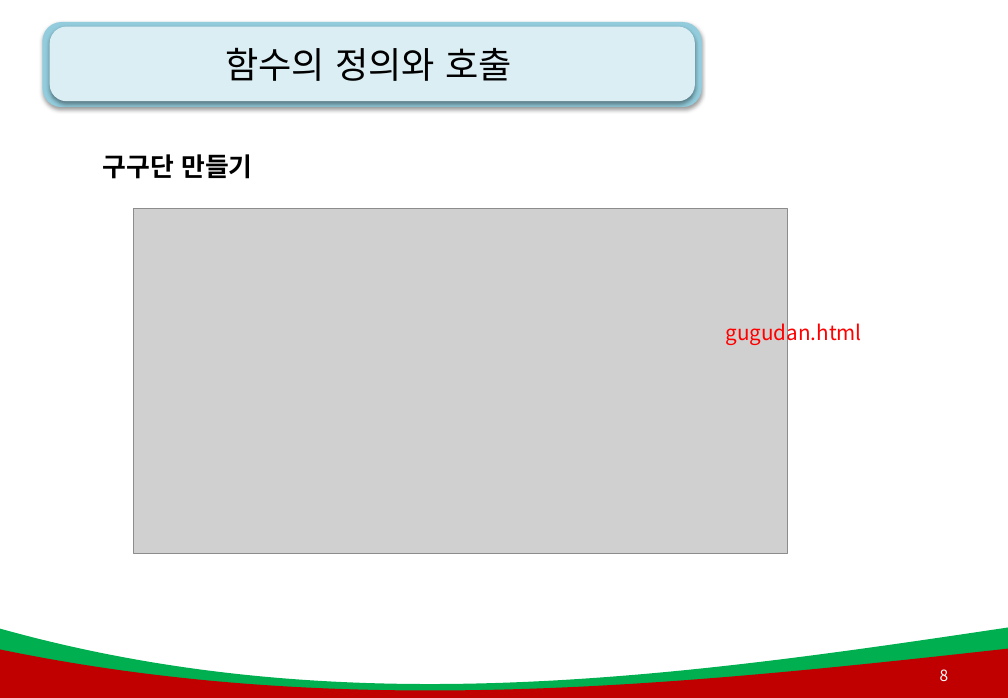
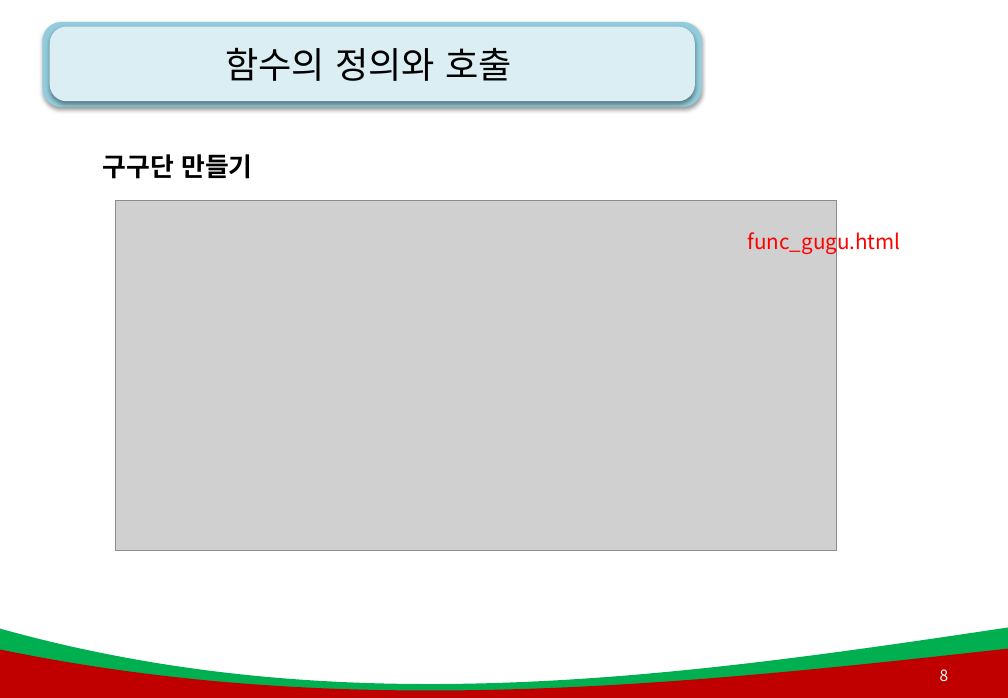
Before and after one commit to AhNyx/js_works, a slide deck: slide 8 of green_project_web/js_ppt/4강. js_함수(메서드).pptx. Drawn at 1008x698 pixels with LibreOffice and Linux fonts; fonts in the diff are those of the drawing; grey boxes stand for pictures; background and template pictures are left out. Boxes give left, top, right and bottom in pixels: in the first picture for what was removed or moved away, otherwise in the second. Text is boxed around its words. In the diff, an @@ line names an element or a change of style, - is before the commit and + after.

```diff
--- a/green_project_web/js_ppt/4강. js_함수(메서드).pptx
+++ b/green_project_web/js_ppt/4강. js_함수(메서드).pptx
@@ picture: place and size @@
-picture at box(134, 208, 788, 553)
+picture at box(115, 200, 837, 550)
@@ text at box(748, 229, 901, 255): text changed @@
-gugudan.html
+func_gugu.html
```
Also in this commit, not shown: 2 other slides changed, 4 slides added, 21 other files.
